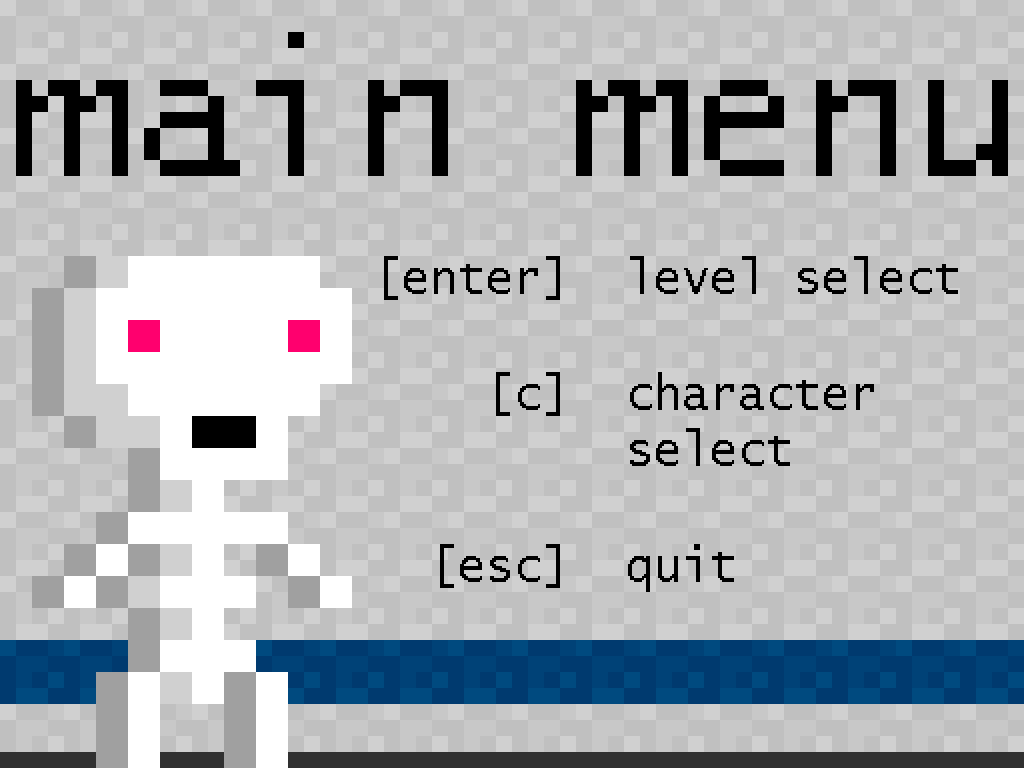
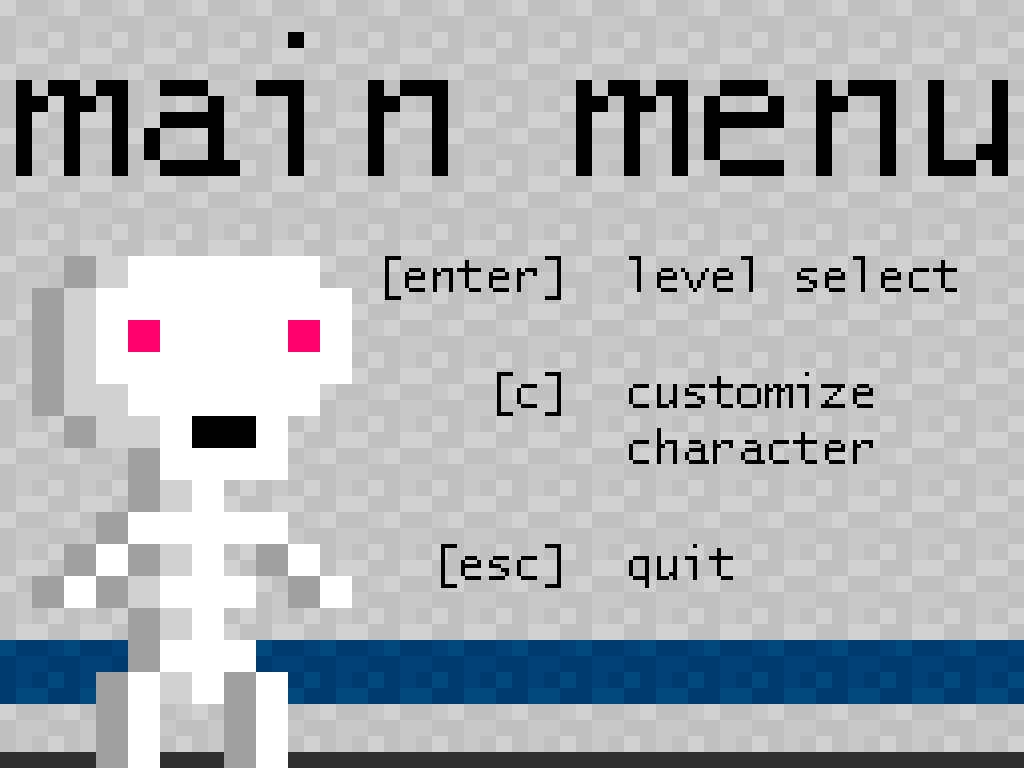
Revision of a layered 1024px x 768px image; what changed, layer by layer:
painted on "keys" over [384, 256, 958, 592]
